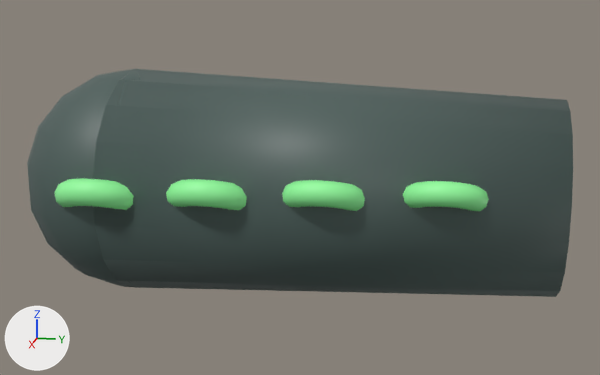
An edit to the glTF model godot/assets/models/creatures/kraken/seg2.glb, drawn before and after from the same camera.
Rendered twice from a 50 mm lens placed at (1.61, 0.666, 0.399), pointed at (0.01, 0.346, -0.002). The lights are fixed; the arrows at lower left show +X, +Y and +Z. The first picture is the older version. Vertices at exactly the same position are counted once.

Objects in the first picture: 'sucker', 'tentacle'.
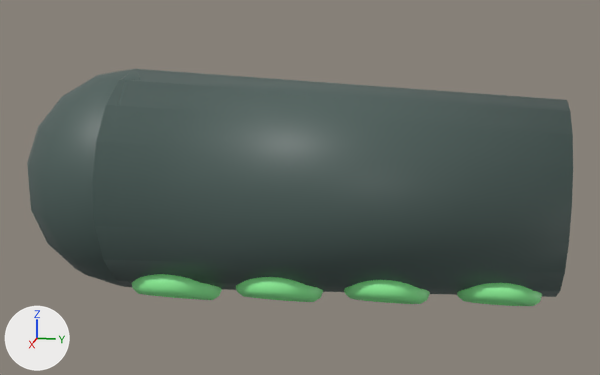
The change, as a diff of the scene's bpy script:
```diff
--- a/godot/assets/models/creatures/kraken/seg2.glb.py
+++ b/godot/assets/models/creatures/kraken/seg2.glb.py
@@ me_sucker @@
 # used by ob_sucker; location = (0.0, 0.0, 0.0)
-me_sucker.from_pydata(...)  # 2560 vertices, 5120 faces; spans x -0.086..0.263, y -0.093..0.717, z -0.053..0.073
+me_sucker.from_pydata(...)  # 2560 vertices, 5120 faces; spans x -0.175..0.175, y 0.014..0.824, z -0.251..-0.126
+# me_sucker part 1: the whole mesh is moved by (-0.088, 0.106, -0.198)
 me_sucker.materials.append(mat_sucker)
```

Where the change shows, as pixel boxes (x1, y1, x2, y2) in the pictures (600 x 375 px):
'sucker', moved: before (54, 178, 489, 212); after (131, 274, 542, 306)
